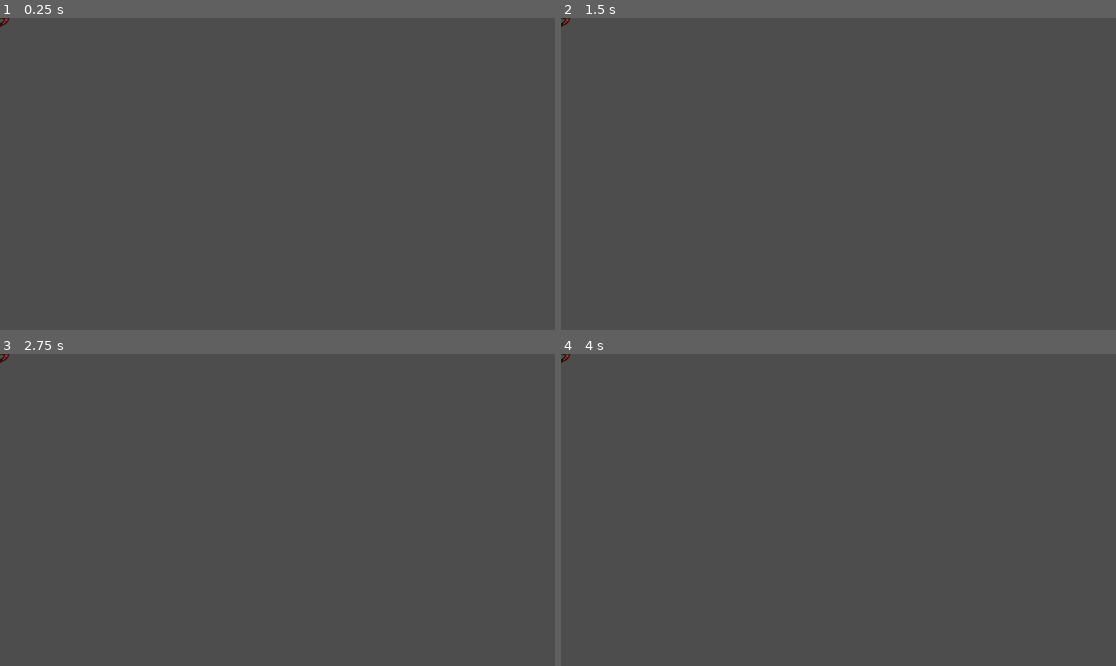
Above: before the commit, frames 1-4 (two rows, left to right).
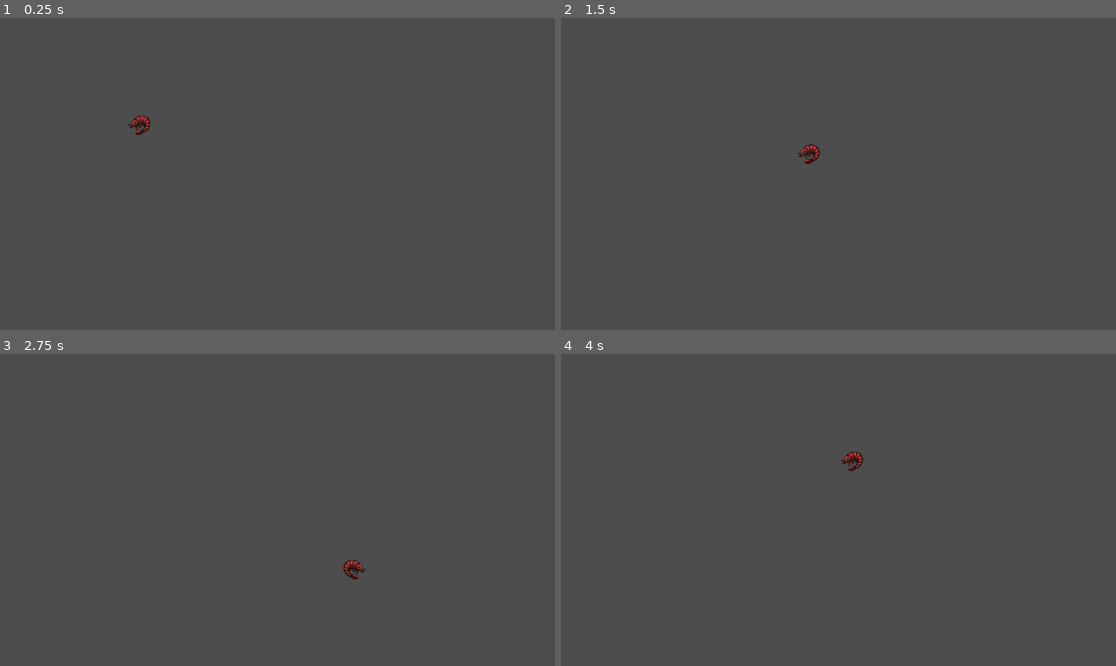
Above: after the commit, the same moments.

Repository: ThoX3/gambos
Game: Godot game, scene res://scene/main.tscn
Two runs of this game, one before a commit and one after it. Both use one fixed random seed, a clock stepped at 60 frames per second and the inputs below. Before the commit the project has no main scene; this scene is started directly in both runs.
Inputs:
- Up to frame 1 (0.25 s): no input
- Up to frame 2 (1.5 s): tap Enter at 0.5 s; hold D (move_right, bound only after the commit) 0.53-1.28 s; hold S (move_down, bound only after the commit) from 1.28 s (still down)
- Up to frame 3 (2.75 s): release S (move_down, bound only after the commit) at 2.03 s; hold D (move_right, bound only after the commit) from 2.03 s (still down)
- Up to frame 4 (4 s): release D (move_right, bound only after the commit) at 2.78 s; hold W (move_up, bound only after the commit) 2.78-3.53 s; hold A (move_left, bound only after the commit) from 3.53 s (still down)

The runs differ from the first frame. In frame 1, 0.2% of the frame differs, in the area x 0-28%, y 0-38%; in frame 2, 0.2%; in frame 3, 0.2%, in the area x 0-66%, y 0-73%; in frame 4, 0.2%.
Error before the commit: Parse Error: Expected expression after "or" operator. (res://scene/player/player.gd:20)

Commit message:
Fix: player move names

Diff:
--- a/GODOTProj/project.godot
+++ b/GODOTProj/project.godot
@@ -11,33 +11,34 @@
 [application]
 
 config/name="Gambos"
+run/main_scene="uid://ba05sh5m0lvdi"
 config/features=PackedStringArray("4.6", "Forward Plus")
 config/icon="res://icon.svg"
 
 [input]
 
-walk_left={
+move_left={
 "deadzone": 0.2,
 "events": [Object(InputEventKey,"resource_local_to_scene":false,"resource_name":"","device":-1,"window_id":0,"alt_press …(192 unchanged characters)…
 , Object(InputEventKey,"resource_local_to_scene":false,"resource_name":"","device":-1,"window_id":0,"alt_pressed":false …(186 unchanged characters)…
 , Object(InputEventJoypadMotion,"resource_local_to_scene":false,"resource_name":"","device":-1,"axis":0,"axis_value":-1.0,"script":null)
 ]
 }
-walk_right={
+move_right={
 "deadzone": 0.2,
 "events": [Object(InputEventKey,"resource_local_to_scene":false,"resource_name":"","device":-1,"window_id":0,"alt_press …(192 unchanged characters)…
 , Object(InputEventKey,"resource_local_to_scene":false,"resource_name":"","device":-1,"window_id":0,"alt_pressed":false …(186 unchanged characters)…
 , Object(InputEventJoypadMotion,"resource_local_to_scene":false,"resource_name":"","device":-1,"axis":0,"axis_value":1.0,"script":null)
 ]
 }
-walk_top={
+move_up={
 "deadzone": 0.2,
 "events": [Object(InputEventKey,"resource_local_to_scene":false,"resource_name":"","device":-1,"window_id":0,"alt_press …(192 unchanged characters)…
 , Object(InputEventKey,"resource_local_to_scene":false,"resource_name":"","device":-1,"window_id":0,"alt_pressed":false …(186 unchanged characters)…
 , Object(InputEventJoypadMotion,"resource_local_to_scene":false,"resource_name":"","device":-1,"axis":1,"axis_value":-1.0,"script":null)
 ]
 }
-walk_bottom={
+move_down={
 "deadzone": 0.2,
 "events": [Object(InputEventKey,"resource_local_to_scene":false,"resource_name":"","device":-1,"window_id":0,"alt_press …(192 unchanged characters)…
 , Object(InputEventKey,"resource_local_to_scene":false,"resource_name":"","device":-1,"window_id":0,"alt_pressed":false …(186 unchanged characters)…
--- a/GODOTProj/scene/main.tscn
+++ b/GODOTProj/scene/main.tscn
@@ -7,3 +7,4 @@
 [node name="Map1" type="Node2D" parent="." unique_id=388306378]
 
 [node name="Player" parent="Map1" unique_id=1617224567 instance=ExtResource("1_itxqv")]
+position = Vector2(292, 223)
--- a/GODOTProj/scene/player/player.gd
+++ b/GODOTProj/scene/player/player.gd
@@ -1,4 +1,6 @@
 extends CharacterBody2D
+
+@onready var animated_sprite_2d: AnimatedSprite2D = $AnimatedSprite2D
 
 @export var speed = 300.0
 
@@ -16,8 +18,7 @@
 
 	if direction:
 		velocity = direction * speed
-
-		if
+		animated_sprite_2d.flip_h = direction.x > 0
 	else:
 		velocity = velocity.move_toward(Vector2.ZERO, speed)
 
